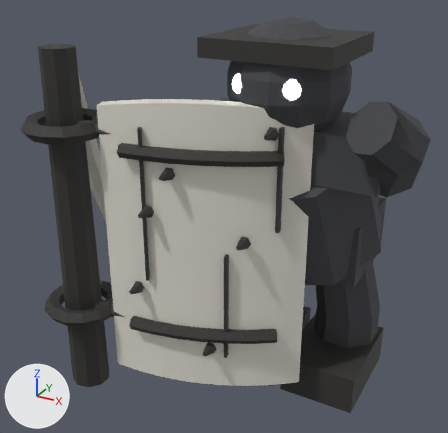
The glTF model assets/monsters/minibosses/paviser.glb as it was, and as the next commit left it.
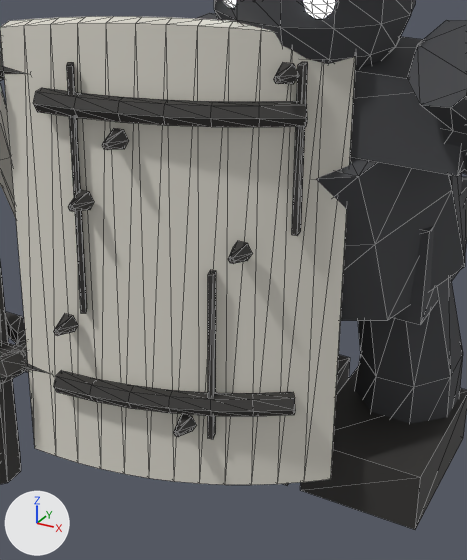
There are two pictures of each version: one whole from a 50 mm lens placed at (1.72, -4.09, 3.08), pointed at (-0.39, -0.26, 1.16), one close up on the part from 22% to 85% of the width and 21% to 100% of the height. The lights are fixed; the arrows at lower left show +X, +Y and +Z. The last two pictures show the newer version. The close-ups show mesh edges as thin lines. Where no turn or scale is listed for an object, it has been applied to the vertices. Vertices at exactly the same position are counted once.

The first close-up shows 'paviser_body', 'paviser_bone', 'paviser_dark', 'paviser_glow'.
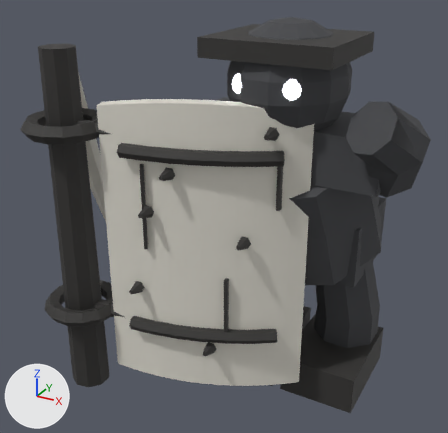
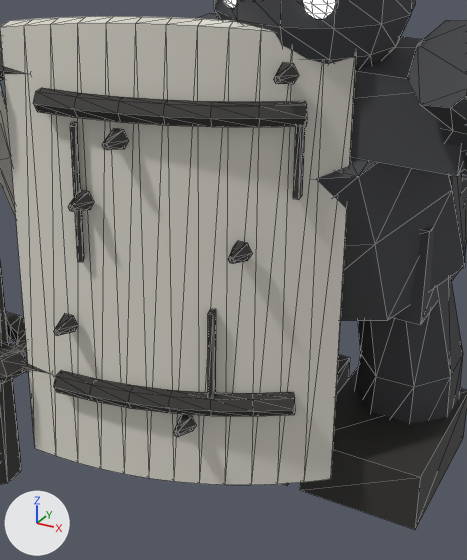
The change, as a diff of the scene's bpy script:
```diff
--- a/assets/monsters/minibosses/paviser.glb.py
+++ b/assets/monsters/minibosses/paviser.glb.py
@@ me_paviser_dark @@
 me_paviser_dark.from_pydata(...)  # 421 vertices, 762 faces; spans x -2.32..0.82, y -1.41..0.85, z 0.0..2.58
 # used by ob_paviser_dark; location = (0.0, 0.0, 0.0)
+# me_paviser_dark part 1: the loose piece of 8 vertices spanning x -0.5..-0.46, y -1.18..-1.13, z 1.03..2.07 is scaled about its middle by (1, 1, 0.55)
+# me_paviser_dark part 2: the loose piece of 8 vertices spanning x 0.02..0.05, y -1.03..-0.98, z 0.5..1.27 is scaled about its middle by (1, 1, 0.55)
+# me_paviser_dark part 3: the loose piece of 8 vertices spanning x 0.3..0.33, y -0.87..-0.82, z 1.43..2.1 is scaled about its middle by (1, 1, 0.55)
 me_paviser_dark.materials.append(mat_paviser_dark_ov)
```

Changed parts and their boxes (x1, y1, x2, y2) in the close-ups (467 x 560 px; the box of a moved part takes in the faces that stretch with it):
part 1 of me_paviser_dark, moved or reshaped
    before: (67, 62, 87, 313)
    after: (70, 122, 84, 262)
part 2 of me_paviser_dark, moved or reshaped
    before: (208, 270, 216, 439)
    after: (208, 309, 216, 397)
part 3 of me_paviser_dark, moved or reshaped
    before: (292, 62, 308, 236)
    after: (293, 126, 305, 200)
